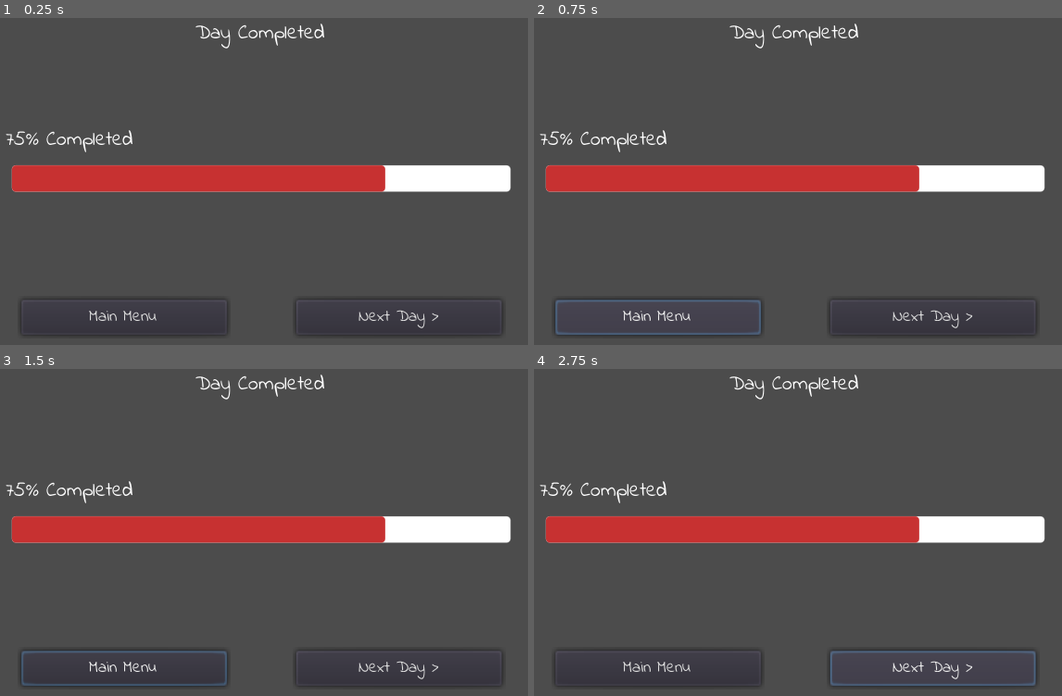
Above: before the commit, frames 1-4 (two rows, left to right).
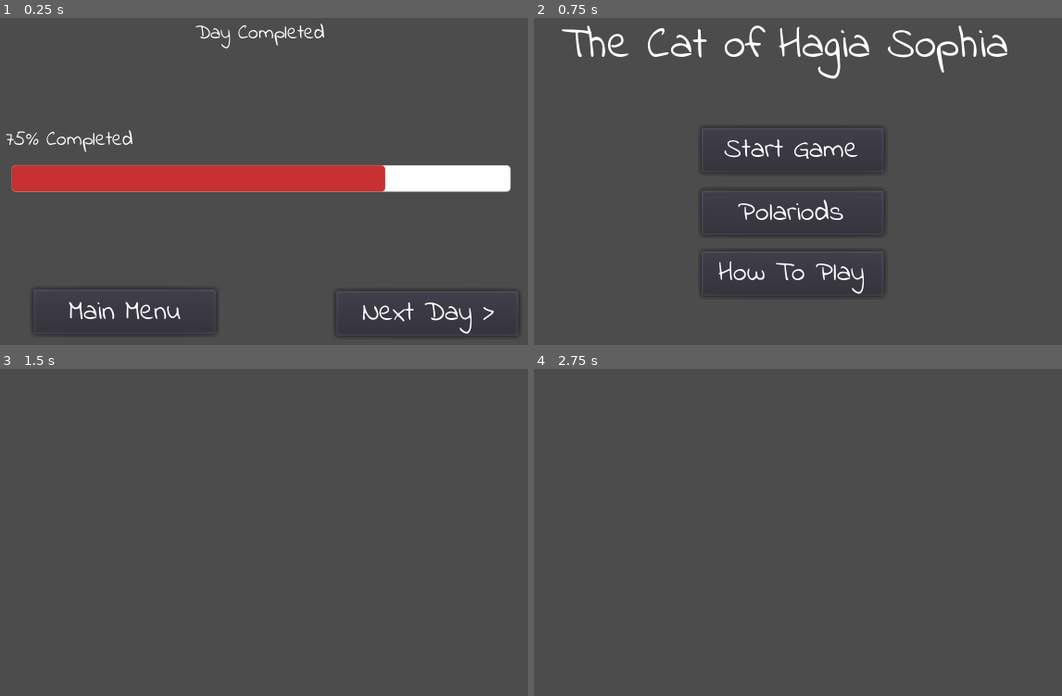
Above: after the commit, the same moments.

Repository: Frozander/BAUGamejam2021
Game: Godot game, scene res://Scenes/DayEnd.tscn
Two runs of this game, one before a commit and one after it. Both use one fixed random seed, a clock stepped at 60 frames per second and the inputs below. This scene is started directly instead of the project's main scene.
Inputs (mouse positions are in pixels of both pictures, inside the frame that each line leads up to):
- Up to frame 1 (0.25 s): no input
- Up to frame 2 (0.75 s): click "Main Menu" at 0.5 s
- Up to frame 3 (1.5 s): click (258, 565) at 1.25 s, where only the run after the commit has a clickable "Polariods"
- Up to frame 4 (2.75 s): click (935, 669) at 2 s, where only the run before the commit has a clickable "Next Day >"

The runs differ from the first frame. In frame 1, 1.2% of the frame differs, in the area x 3-99%, y 82-98%; in frame 2, 13%, in the area x 1-97%, y 1-98%; in frame 3, 9.7%; in frame 4, 9.8%.

Commit message:
Default Button Created

Diff:
--- a/Scenes/DayEnd.gd
+++ b/Scenes/DayEnd.gd
@@ -5,8 +5,6 @@
 
 func _ready():
 	set_progress_percentage(75)
-	$Control/ContinueButton.connect("pressed", self, "on_continue")
-	$Control/MainMenuButton.connect("pressed", self, "on_main_menu")
 
 func set_progress_percentage(score):
 	if score <= 1:
@@ -21,12 +19,6 @@
 	else:
 		hide_photo_taken()
 		resize_progress_to_max_width()
-
-func on_continue():
-	emit_signal("continue_pressed")
-
-func on_main_menu():
-	emit_signal("main_menu_pressed")
 
 func hide_photo_taken():
 	$Control/image.hide()
--- a/Scenes/DayEnd.tscn
+++ b/Scenes/DayEnd.tscn
@@ -3,8 +3,9 @@
 [ext_resource path="res://Fonts/IndieFlower-Regular.ttf" type="DynamicFontData" id=1]
 [ext_resource path="res://Scenes/DayEnd.gd" type="Script" id=2]
 [ext_resource path="res://Photos/image.jpg" type="Texture" id=3]
+[ext_resource path="res://Scenes/MenuButton.tscn" type="PackedScene" id=4]
 
-[sub_resource type="GDScript" id=3]
+[sub_resource type="GDScript" id=1]
 script/source = "extends Control
 
 
@@ -30,27 +31,13 @@
 corner_radius_bottom_right = 2
 corner_radius_bottom_left = 2
 
-[sub_resource type="StyleBoxFlat" id=6]
+[sub_resource type="StyleBoxFlat" id=4]
 bg_color = Color( 1, 1, 1, 1 )
 corner_radius_top_left = 2
 corner_radius_top_right = 2
 corner_radius_bottom_right = 2
 corner_radius_bottom_left = 2
 corner_detail = 6
-
-[sub_resource type="GDScript" id=4]
-script/source = "extends Button
-
-# Called when the node enters the scene tree for the first time.
-func _ready():
-	var path = \"res://Fonts/IndieFlower-Regular.ttf\"
-	var new_font = DynamicFont.new()
-	var new_data = DynamicFontData.new()
-	new_data.font_path = path
-	new_font.font_data = new_data
-	new_font.size = 10
-	set(\"custom_fonts/font\", new_font)
-"
 
 [node name="DayEnd" type="Control"]
 anchor_right = 1.0
@@ -121,36 +108,9 @@
 margin_top = 0.471939
 margin_right = 30.0
 margin_bottom = 15.0
-custom_styles/fg = SubResource( 5 )
-custom_styles/bg = SubResource( 6 )
+custom_styles/fg = SubResource( 3 )
+custom_styles/bg = SubResource( 4 )
 percent_visible = false
-__meta__ = {
-"_edit_use_anchors_": false
-}
-
-[node name="ContinueButton" type="Button" parent="Control"]
-anchor_left = 0.5
-anchor_top = 0.95
-anchor_right = 0.9
-anchor_bottom = 0.95
-margin_left = 20.0
-margin_top = 0.445435
-margin_bottom = 20.4454
-text = "Next Day >"
-script = SubResource( 4 )
-__meta__ = {
-"_edit_use_anchors_": false
-}
-
-[node name="MainMenuButton" type="Button" parent="Control"]
-anchor_left = 0.1
-anchor_top = 0.95
-anchor_right = 0.5
-anchor_bottom = 0.95
-margin_right = -20.0
-margin_bottom = 20.0
-text = "Main Menu"
-script = SubResource( 4 )
 __meta__ = {
 "_edit_use_anchors_": false
 }
@@ -160,3 +120,19 @@
 rotation = -0.0872665
 scale = Vector2( 0.03, 0.03 )
 texture = ExtResource( 3 )
+
+[node name="MainMenuButton" parent="Control" instance=ExtResource( 4 )]
+margin_left = 41.631
+margin_top = 155.76
+margin_right = 146.631
+margin_bottom = 181.76
+load_scene_on_click = true
+scene_to_load = "res://Scenes/TitleScreen.tscn"
+label = "Main Menu"
+
+[node name="NextDayButton" parent="Control" instance=ExtResource( 4 )]
+margin_left = 216.245
+margin_top = 156.554
+margin_right = 321.245
+margin_bottom = 182.554
+label = "Next Day >"
--- a/Scenes/MenuButton.tscn
+++ b/Scenes/MenuButton.tscn
@@ -2,14 +2,29 @@
 
 [ext_resource path="res://Assets/Fonts/IndieFlower-Regular.ttf" type="DynamicFontData" id=1]
 
-[sub_resource type="GDScript" id=4]
-script/source = "extends Button
+[sub_resource type="GDScript" id=1]
+script/source = "tool
+extends Button
 
 
+
+export(bool) var load_scene_on_click
 export(String) var scene_to_load
+export(String) var label
+
+func _ready():
+	$Label.text = label
+
+
+func _pressed():
+	if load_scene_on_click:
+		if scene_to_load:
+			get_tree().change_scene(scene_to_load)
+		else:
+			print(\"Load scene selected but not any scene given\")
 "
 
-[sub_resource type="DynamicFont" id=1]
+[sub_resource type="DynamicFont" id=2]
 font_data = ExtResource( 1 )
 
 [node name="Menu Button" type="Button"]
@@ -18,7 +33,7 @@
 margin_right = 260.527
 margin_bottom = 165.886
 rect_pivot_offset = Vector2( 66.8712, 13 )
-script = SubResource( 4 )
+script = SubResource( 1 )
 __meta__ = {
 "_edit_group_": true,
 "_edit_use_anchors_": false
@@ -29,8 +44,7 @@
 margin_top = 1.38898
 margin_right = 99.9685
 margin_bottom = 25.389
-custom_fonts/font = SubResource( 1 )
-text = "Button Text"
+custom_fonts/font = SubResource( 2 )
 align = 1
 valign = 1
 __meta__ = {
--- a/Scenes/TitleScreen.tscn
+++ b/Scenes/TitleScreen.tscn
@@ -1,9 +1,10 @@
-[gd_scene load_steps=7 format=2]
+[gd_scene load_steps=6 format=2]
 
 [ext_resource path="res://Assets/Fonts/IndieFlower-Regular.ttf" type="DynamicFontData" id=1]
+[ext_resource path="res://Scenes/MenuButton.tscn" type="PackedScene" id=2]
 [ext_resource path="res://Scenes/FadeIn.tscn" type="PackedScene" id=3]
 
-[sub_resource type="GDScript" id=3]
+[sub_resource type="GDScript" id=1]
 script/source = "extends Control
 
 
@@ -20,31 +21,9 @@
 # Called every frame. 'delta' is the elapsed time since the previous frame.
 #func _process(delta):
 #	pass
-
-
-func _on_StartGameButton_pressed():
-	get_tree().change_scene($StartGameButton.scene_to_load)
-
-
-func _on_PoloroidsButton_pressed():
-	get_tree().change_scene($PoloroidsButton.scene_to_load)
-
-
-func _on_HowToPlayButton_pressed():
-	get_tree().change_scene($HowToPlayButton.scene_to_load)
 "
 
-[sub_resource type="GDScript" id=4]
-script/source = "extends Button
-
-
-export(String) var scene_to_load
-"
-
-[sub_resource type="DynamicFont" id=1]
-font_data = ExtResource( 1 )
-
-[sub_resource type="DynamicFont" id=2]
+[sub_resource type="DynamicFont" id=4]
 size = 26
 font_data = ExtResource( 1 )
 
@@ -55,85 +34,7 @@
 margin_top = 0.47261
 margin_right = 0.904297
 margin_bottom = 0.47261
-script = SubResource( 3 )
-__meta__ = {
-"_edit_use_anchors_": false
-}
-
-[node name="StartGameButton" type="Button" parent="."]
-margin_left = 154.188
-margin_top = 97.4792
-margin_right = 259.188
-margin_bottom = 123.479
-rect_pivot_offset = Vector2( 66.8712, 13 )
-script = SubResource( 4 )
-__meta__ = {
-"_edit_group_": true,
-"_edit_use_anchors_": false
-}
-scene_to_load = "res://Scenes/SceneOne.tscn"
-
-[node name="Label" type="Label" parent="StartGameButton"]
-margin_left = 3.96851
-margin_top = 1.38898
-margin_right = 99.9685
-margin_bottom = 25.389
-custom_fonts/font = SubResource( 1 )
-text = "Start Game"
-align = 1
-valign = 1
-__meta__ = {
-"_edit_use_anchors_": false
-}
-
-[node name="HowToPlayButton" type="Button" parent="."]
-margin_left = 155.132
-margin_top = 132.403
-margin_right = 260.132
-margin_bottom = 158.403
-rect_pivot_offset = Vector2( 52.5, 13 )
-script = SubResource( 4 )
-__meta__ = {
-"_edit_group_": true,
-"_edit_use_anchors_": false
-}
-scene_to_load = "res://Scenes/HowToPlay.tscn"
-
-[node name="Label" type="Label" parent="HowToPlayButton"]
-margin_left = 3.96851
-margin_top = 1.38898
-margin_right = 99.9685
-margin_bottom = 25.389
-custom_fonts/font = SubResource( 1 )
-text = "How To Play"
-align = 1
-valign = 1
-__meta__ = {
-"_edit_use_anchors_": false
-}
-
-[node name="PoloroidsButton" type="Button" parent="."]
-margin_left = 154.66
-margin_top = 167.798
-margin_right = 259.66
-margin_bottom = 193.798
-rect_pivot_offset = Vector2( 52.5, 13 )
-script = SubResource( 4 )
-__meta__ = {
-"_edit_group_": true,
-"_edit_use_anchors_": false
-}
-scene_to_load = "res://Scenes/Poloroids.tscn"
-
-[node name="Label" type="Label" parent="PoloroidsButton"]
-margin_left = 3.96851
-margin_top = 1.38898
-margin_right = 99.9685
-margin_bottom = 25.389
-custom_fonts/font = SubResource( 1 )
-text = "Poloroids"
-align = 1
-valign = 1
+script = SubResource( 1 )
 __meta__ = {
 "_edit_use_anchors_": false
 }
@@ -143,12 +44,39 @@
 margin_top = 26.7375
 margin_right = 342.207
 margin_bottom = 65.7375
-custom_fonts/font = SubResource( 2 )
+custom_fonts/font = SubResource( 4 )
 text = "The Cat of Hagia Sophia"
 
 [node name="FadeIn" parent="." instance=ExtResource( 3 )]
 visible = false
 color = Color( 0, 0, 0, 0 )
-[connection signal="pressed" from="StartGameButton" to="." method="_on_StartGameButton_pressed"]
-[connection signal="pressed" from="HowToPlayButton" to="." method="_on_HowToPlayButton_pressed"]
-[connection signal="pressed" from="PoloroidsButton" to="." method="_on_PoloroidsButton_pressed"]
+
+[node name="StartGameButton" parent="." instance=ExtResource( 2 )]
+margin_left = 158.176
+margin_top = 93.2696
+margin_right = 263.176
+margin_bottom = 119.27
+rect_pivot_offset = Vector2( 52.5, 13 )
+load_scene_on_click = true
+scene_to_load = "res://Scenes/SceneOne.tscn"
+label = "Start Game"
+
+[node name="PolaroidsButton" parent="." instance=ExtResource( 2 )]
+margin_left = 157.646
+margin_top = 128.762
+margin_right = 262.646
+margin_bottom = 154.762
+rect_pivot_offset = Vector2( 52.5, 13 )
+load_scene_on_click = true
+scene_to_load = "res://Scenes/Poloroids.tscn"
+label = "Polariods"
+
+[node name="HowToPlayButton" parent="." instance=ExtResource( 2 )]
+margin_left = 158.176
+margin_top = 163.724
+margin_right = 263.176
+margin_bottom = 189.724
+rect_pivot_offset = Vector2( 52.5, 13 )
+load_scene_on_click = true
+scene_to_load = "res://Scenes/HowToPlay.tscn"
+label = "How To Play"
Not shown: 5 places in Scenes/DayEnd.tscn that only renumber resources
